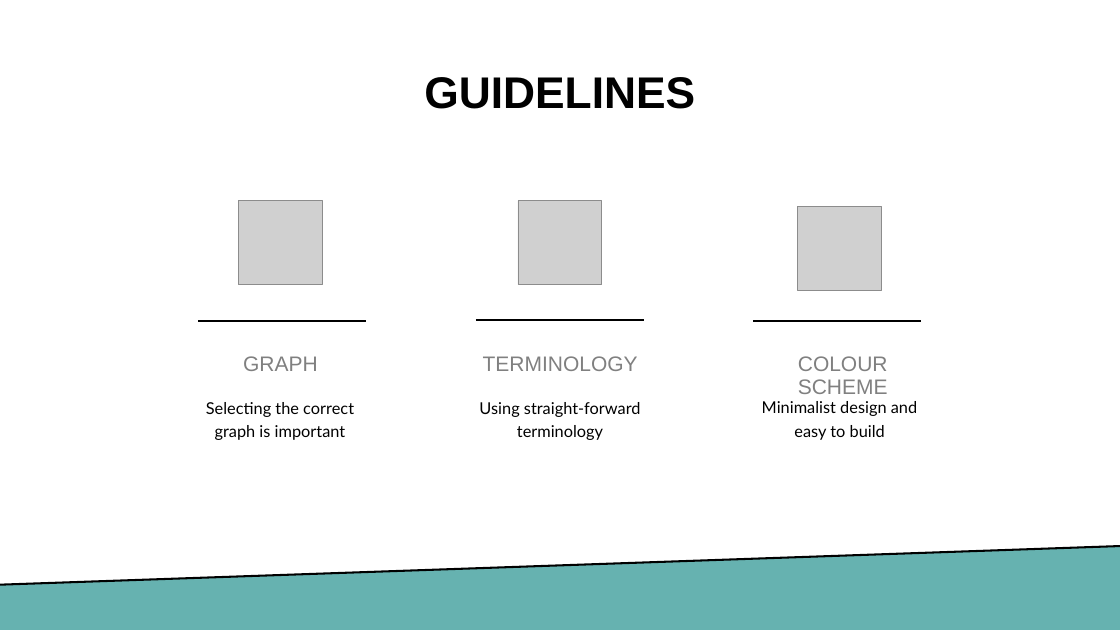
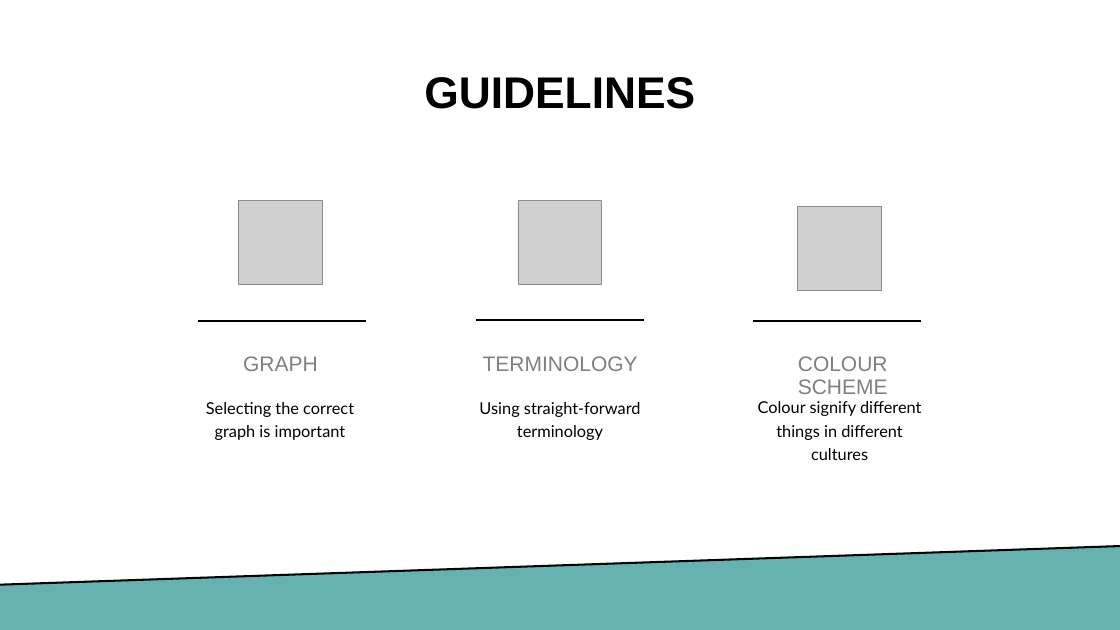
Before and after one commit to hyuan10/CSC_8639_3.8, a slide deck: slide 5 of Slides for presentation.pptx. Drawn at 1120x630 pixels with LibreOffice and Linux fonts; fonts in the diff are those of the drawing; grey boxes stand for pictures. Boxes give left, top, right and bottom in pixels: in the first picture for what was removed or moved away, otherwise in the second. Text is boxed around its words. In the diff, an @@ line names an element or a change of style, - is before the commit and + after.

```diff
--- a/Slides for presentation.pptx
+++ b/Slides for presentation.pptx
@@ text at (x1=758, y1=401, x2=921, y2=460): text changed @@
-Minimalist design and easy to build
+Colour signify different things in different cultures
```
Also in this commit, not shown: 2 other slides changed, 2 other files.
